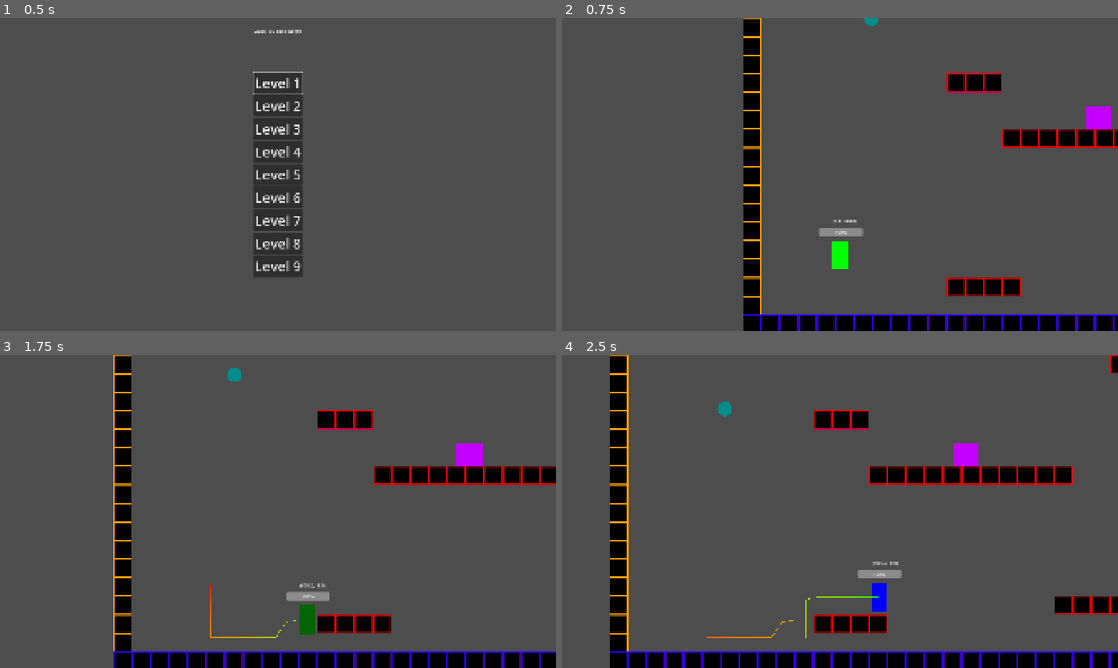
Above: before the commit, frames 1-4 (two rows, left to right).
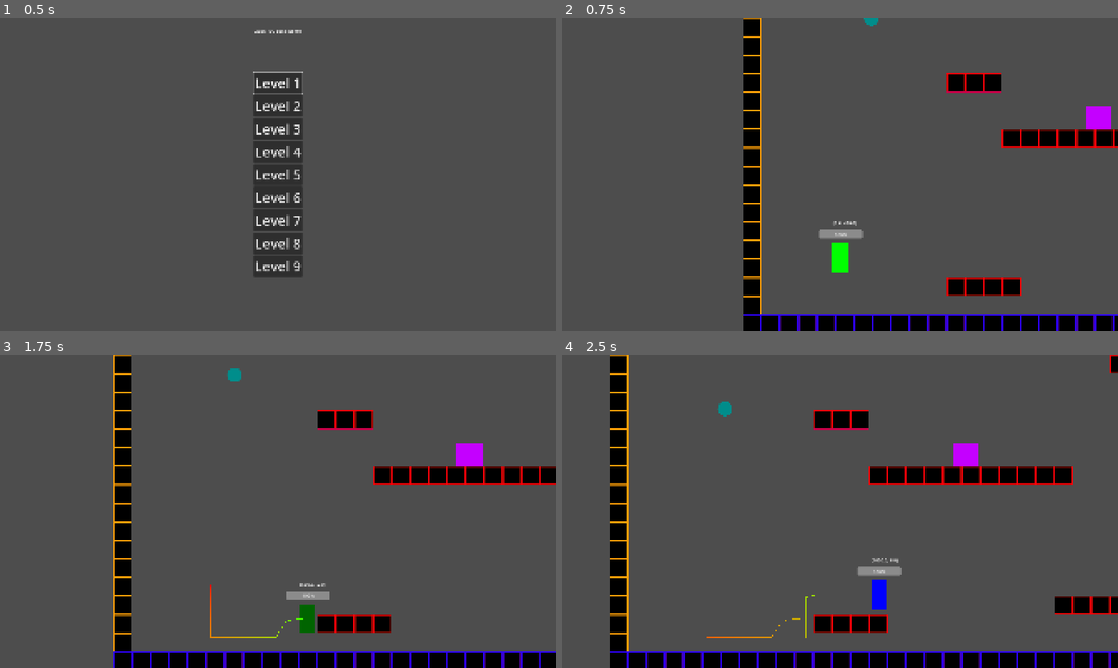
Above: after the commit, the same moments.

Repository: cmoll24/2025_IGC_Vela_Spark
Game: Godot game, scene res://src/main/main.tscn
The game is run twice, just before and just after one commit, with the same random seed, the same clock (stepped at 60 frames per second) and the same inputs.
Inputs:
- Up to frame 1 (0.5 s): no input
- Up to frame 2 (0.75 s): click "Level 1" at 0.5 s
- Up to frame 3 (1.75 s): tap Enter at 1.25 s; hold Right (move_right) from 1.28 s (still down); hold C (dash) from 1.28 s (still down); tap Z (jump) at 1.52, 1.55 s
- Up to frame 4 (2.5 s): keep holding Right (move_right); tap Z (jump) at 1.82, 2.1, 2.27 s; release C (dash) at 2.03 s; tap C (dash) at 2.3 s

Frame 1 is identical in both runs. In frame 2, 0.2% of the frame differs, in the area x 46-55%, y 64-82%; in frame 3, 0.1%; in frame 4, 0.4%, in the area x 38-62%, y 64-90%.

Commit message:
Fixed invincibility not colliding dash bug + controller slow movement bug

Diff:
--- a/2025-igc-boss/project.godot
+++ b/2025-igc-boss/project.godot
@@ -38,6 +38,7 @@
 , Object(InputEventKey,"resource_local_to_scene":false,"resource_name":"","device":0,"window_id":0,"alt_pressed":false, …(185 unchanged characters)…
 , Object(InputEventKey,"resource_local_to_scene":false,"resource_name":"","device":0,"window_id":0,"alt_pressed":false, …(181 unchanged characters)…
 , Object(InputEventJoypadButton,"resource_local_to_scene":false,"resource_name":"","device":-1,"button_index":0,"pressure":0.0,"pressed":true,"script":null)
+, Object(InputEventKey,"resource_local_to_scene":false,"resource_name":"","device":-1,"window_id":0,"alt_pressed":false,"shift_pressed":false,"ctrl_pressed":false,"meta_pressed":false,"pressed":false,"keycode":90,"physical_keycode":0,"key_label":0,"unicode":122,"location":0,"echo":false,"script":null)
 ]
 }
 move_left={
--- a/2025-igc-boss/src/player/playerController.gd
+++ b/2025-igc-boss/src/player/playerController.gd
@@ -61,7 +61,8 @@
 			#apply_invincibility()
 		elif not move_control.dash_attack_state:
 			hit(body)
-	elif (body.is_in_group("obstacles") or body is TileMapLayer) and move_control.dash_attack_state:
+	if (body.is_in_group("obstacles") or body is TileMapLayer) and move_control.dash_attack_state:
+		health_control.cancel_invincibility()
 		move_control.end_dash()
 
 
--- a/2025-igc-boss/src/player/playerHealth.gd
+++ b/2025-igc-boss/src/player/playerHealth.gd
@@ -40,6 +40,9 @@
 func apply_invincibility(new_invincibility_time = INVINCIBILITY_DURATION):
 	invincibility_timer.start(new_invincibility_time)
 
+func cancel_invincibility():
+	invincibility_timer.stop()
+
 func hit(attacker: Node2D) -> void:
 	if invincibility_timer.is_stopped():
 		player.animation_player.play("Hit")
--- a/2025-igc-boss/src/player/playerMovement.gd
+++ b/2025-igc-boss/src/player/playerMovement.gd
@@ -14,11 +14,11 @@
 @export_category("Movement variables")
 @export var MOVE_SPEED : float = 500.0
 @export var H_DECELERATION : float = 10
-@export var GRAVITY : float = 1100.0
-@export var MAX_FALL_SPEED : float = 1200.0
+@export var GRAVITY : float = 1200.0
+@export var MAX_FALL_SPEED : float = 1500.0
 
 @export_category("Jump variables")
-@export var JUMP_SPEED : float = 750.0
+@export var JUMP_SPEED : float = 800.0
 @export var MAX_AIR_JUMP_AMOUNT : int = 1
 var air_jump_amount : int = MAX_AIR_JUMP_AMOUNT
 @export var JUMP_PEAK_RANGE : float = 20.0
@@ -50,7 +50,7 @@
 var last_ground_location : Vector2
 
 func get_player_direction():
-	move_input = Input.get_axis("move_left", "move_right")
+	move_input = sign(Input.get_axis("move_left", "move_right"))
 	if move_input != 0:
 		direction_facing = sign(move_input)
 
@@ -130,6 +130,7 @@
 		if air_jump_amount > 0 and is_jump_just_pressed():
 			air_jump_amount -= 1
 			player.velocity.y = -JUMP_SPEED #* 0.8 #Reduce jump height of double jump
+			has_dash = true #DEBUG TEST GIVES YOU DASH AFTER JUMPING SECOND TIME
 
 	if not player.is_on_floor() and Input.is_action_just_released("jump") and player.velocity.y < 0:
 		player.velocity.y = lerp(player.velocity.y, 0.0, 0.8)
